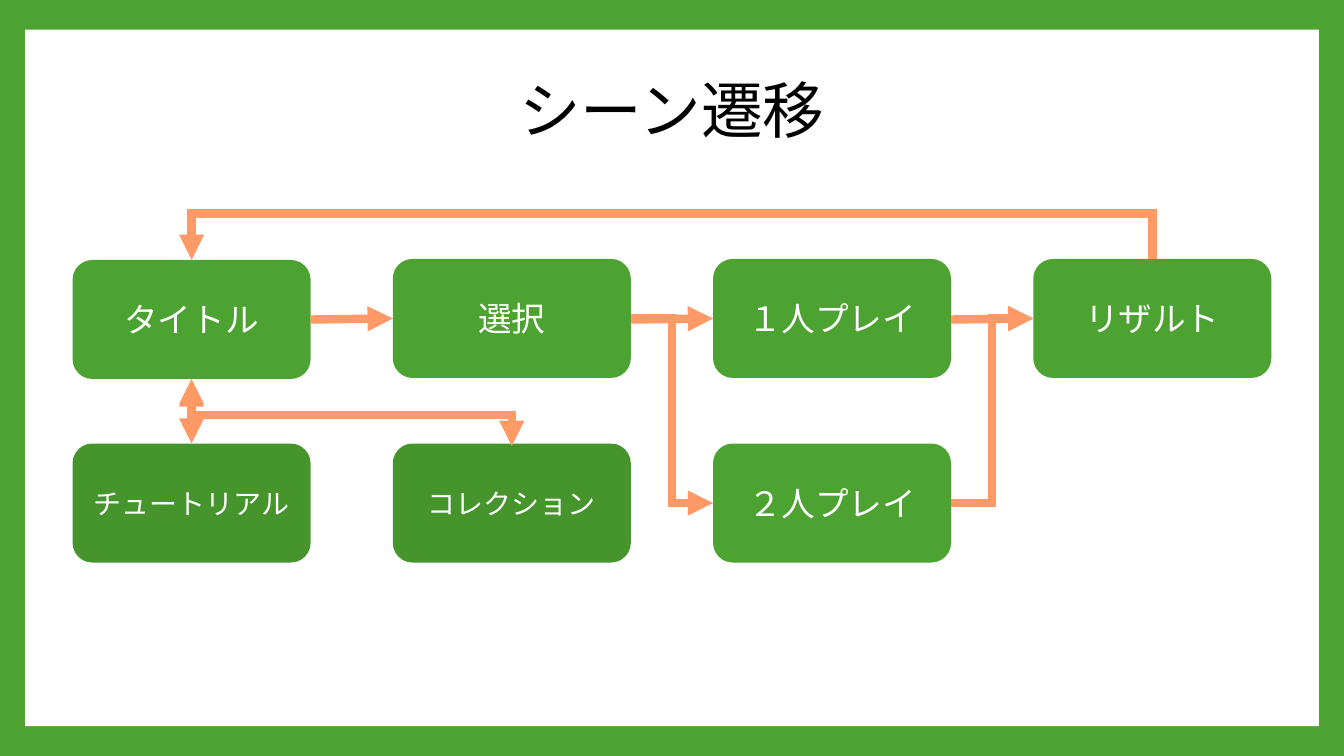
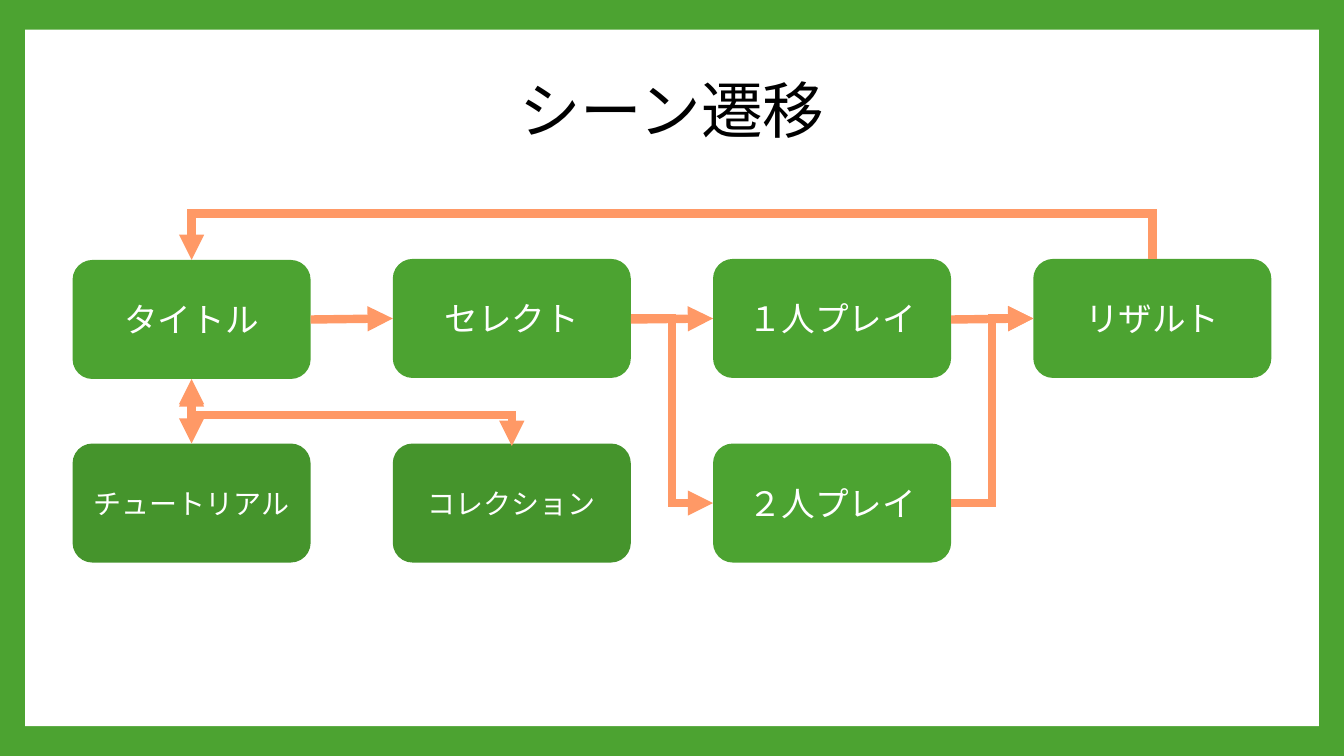
Before and after one commit to A23019/GC_A3_1, a slide deck: slide 16 of 企画/PowerPoint/REBASE_企画書.pptx (slide 14 before the commit). Drawn at 1344x756 pixels with LibreOffice and Linux fonts; fonts in the diff are those of the drawing; background and template pictures are left out. Boxes give left, top, right and bottom in pixels: in the first picture for what was removed or moved away, otherwise in the second. Text is boxed around its words. In the diff, an @@ line names an element or a change of style, - is before the commit and + after.

```diff
--- a/企画/PowerPoint/REBASE_企画書.pptx
+++ b/企画/PowerPoint/REBASE_企画書.pptx
@@ text in rounded rectangle at [445,304,579,333]: text changed @@
-選択
+セレクト
```
Also in this commit, not shown: 12 other slides changed, 3 slides added, 2 slides removed.
